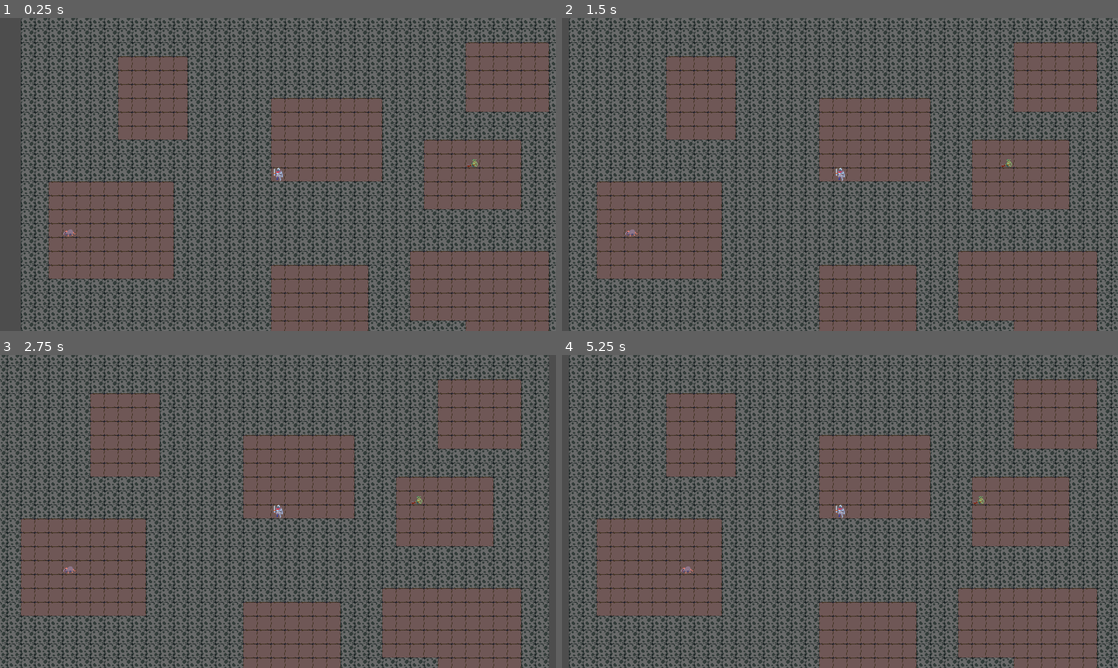
Above: before the commit, frames 1-4 (two rows, left to right).
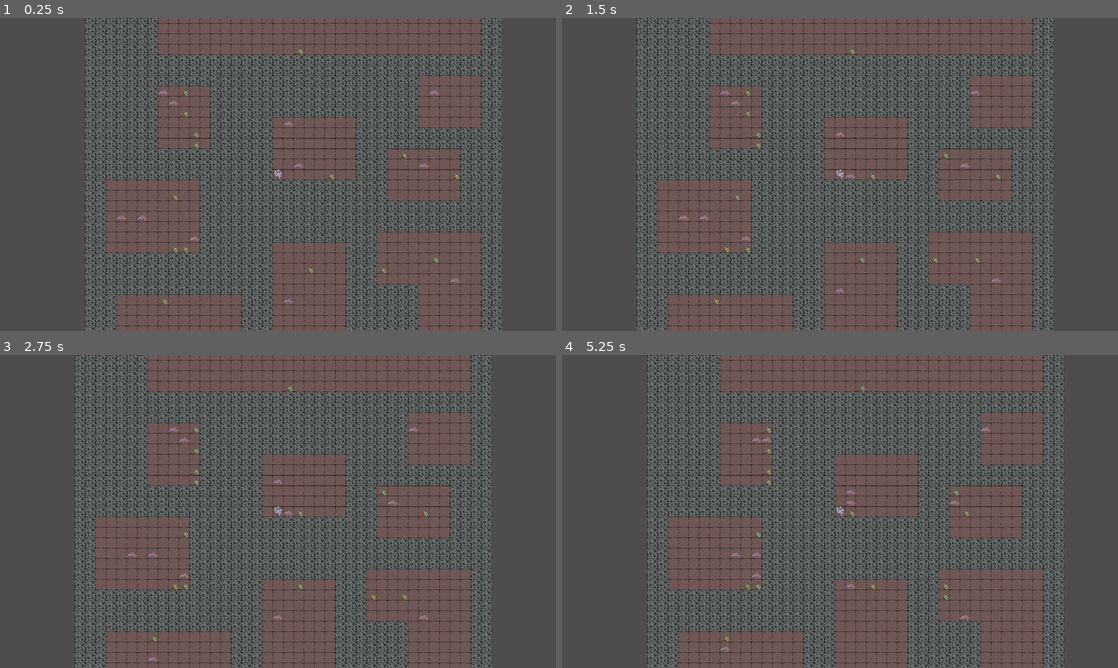
Above: after the commit, the same moments.

Repository: LECahill/roguelike-game
Game: Godot game, scene res://scenes/game.tscn
The game is run twice, just before and just after one commit, with the same random seed, the same clock (stepped at 60 frames per second) and the same inputs.
Inputs:
- Up to frame 1 (0.25 s): no input
- Up to frame 2 (1.5 s): tap Enter at 0.5 s; hold D (move_right) 0.53-1.28 s; tap Space at 1.25 s; hold S (move_down) from 1.28 s (still down)
- Up to frame 3 (2.75 s): tap Enter at 2 s; release S (move_down) at 2.03 s; hold D (move_right) from 2.03 s (still down)
- Up to frame 4 (5.25 s): tap Space at 2.75, 4.25 s; release D (move_right) at 2.78 s; hold W (move_up) 2.78-3.53 s; tap Enter at 3.5 s; hold A (move_left) 3.53-5.03 s; hold S (move_down) from 5.03 s (still down)

The runs differ from the first frame. In frame 1, 52% of the frame differs, in the area x 3-100%, y 0-100%; in frame 2, 54%, in the area x 1-100%, y 0-100%; in frame 3, 54%; in frame 4, 54%.

Commit message:
fixed bug where player and enemies could spawn outside of dungeon

Diff:
--- a/components/movement_component.gd
+++ b/components/movement_component.gd
@@ -1,6 +1,6 @@
 class_name MovementComponent extends Node
 
-@export var grid_position: Vector2i
+var grid_position = Vector2i.ZERO
 
 const TILE_SIZE = 32
 
--- a/scenes/game.tscn
+++ b/scenes/game.tscn
@@ -13,4 +13,54 @@
 
 [node name="Rat" parent="." unique_id=1356961694 instance=ExtResource("3_lnu2h")]
 
+[node name="Rat2" parent="." unique_id=1652122212 instance=ExtResource("3_lnu2h")]
+
+[node name="Rat3" parent="." unique_id=1027668010 instance=ExtResource("3_lnu2h")]
+
+[node name="Rat4" parent="." unique_id=935492729 instance=ExtResource("3_lnu2h")]
+
+[node name="Rat5" parent="." unique_id=318386213 instance=ExtResource("3_lnu2h")]
+
+[node name="Rat7" parent="." unique_id=1911240527 instance=ExtResource("3_lnu2h")]
+
+[node name="Rat8" parent="." unique_id=131835271 instance=ExtResource("3_lnu2h")]
+
+[node name="Rat9" parent="." unique_id=249354184 instance=ExtResource("3_lnu2h")]
+
+[node name="Rat10" parent="." unique_id=1244282117 instance=ExtResource("3_lnu2h")]
+
+[node name="Rat11" parent="." unique_id=1412801655 instance=ExtResource("3_lnu2h")]
+
+[node name="Rat12" parent="." unique_id=190435511 instance=ExtResource("3_lnu2h")]
+
+[node name="Rat6" parent="." unique_id=1968810660 instance=ExtResource("3_lnu2h")]
+
 [node name="Goblin" parent="." unique_id=741628058 instance=ExtResource("4_lbhrr")]
+
+[node name="Goblin2" parent="." unique_id=1527762582 instance=ExtResource("4_lbhrr")]
+
+[node name="Goblin3" parent="." unique_id=826738652 instance=ExtResource("4_lbhrr")]
+
+[node name="Goblin4" parent="." unique_id=885344497 instance=ExtResource("4_lbhrr")]
+
+[node name="Goblin5" parent="." unique_id=2028578774 instance=ExtResource("4_lbhrr")]
+
+[node name="Goblin6" parent="." unique_id=1953526733 instance=ExtResource("4_lbhrr")]
+
+[node name="Goblin7" parent="." unique_id=750874620 instance=ExtResource("4_lbhrr")]
+
+[node name="Goblin8" parent="." unique_id=741632543 instance=ExtResource("4_lbhrr")]
+
+[node name="Goblin9" parent="." unique_id=1542320163 instance=ExtResource("4_lbhrr")]
+
+[node name="Goblin10" parent="." unique_id=1445854976 instance=ExtResource("4_lbhrr")]
+
+[node name="Goblin11" parent="." unique_id=750382276 instance=ExtResource("4_lbhrr")]
+
+[node name="Goblin12" parent="." unique_id=1447354900 instance=ExtResource("4_lbhrr")]
+
+[node name="Goblin13" parent="." unique_id=1266735537 instance=ExtResource("4_lbhrr")]
+
+[node name="Goblin14" parent="." unique_id=1178547483 instance=ExtResource("4_lbhrr")]
+
+[node name="Goblin15" parent="." unique_id=770391897 instance=ExtResource("4_lbhrr")]
--- a/scenes/goblin.tscn
+++ b/scenes/goblin.tscn
@@ -31,5 +31,4 @@
 [node name="MovementComponent" type="Node" parent="." unique_id=75736429]
 unique_name_in_owner = true
 script = ExtResource("5_yyaat")
-grid_position = Vector2i(5, 5)
 metadata/_custom_type_script = "uid://dldl6whbvbpup"
--- a/scenes/player.tscn
+++ b/scenes/player.tscn
@@ -21,11 +21,11 @@
 
 [node name="Camera2D" type="Camera2D" parent="CameraAnchor" unique_id=133603134]
 z_index = 1
+zoom = Vector2(0.75, 0.75)
 
 [node name="MovementComponent" type="Node" parent="." unique_id=1601492045]
 unique_name_in_owner = true
 script = ExtResource("3_qhqgy")
-grid_position = Vector2i(1, 1)
 metadata/_custom_type_script = "uid://dldl6whbvbpup"
 
 [node name="HealthComponent" type="Node" parent="." unique_id=416125640]
--- a/scenes/rat.tscn
+++ b/scenes/rat.tscn
@@ -19,7 +19,6 @@
 [node name="MovementComponent" type="Node" parent="." unique_id=1479406880]
 unique_name_in_owner = true
 script = ExtResource("2_md0e3")
-grid_position = Vector2i(7, 7)
 metadata/_custom_type_script = "uid://dldl6whbvbpup"
 
 [node name="HealthComponent" type="Node" parent="." unique_id=1156128188]
--- a/scripts/dungeon_manager.gd
+++ b/scripts/dungeon_manager.gd
@@ -42,7 +42,7 @@
 		#add room to list of rooms for spawning behavior
 		rooms.append(node.room)
 	else:
-		if room_width > room_height:
+		if room_width > room_height: #split along x axis
 			var split = randi_range(node.x1 + min_partition_size, node.x2 - min_partition_size)
 			var left_node = BSPNode.new()
 			var right_node = BSPNode.new()
@@ -62,7 +62,7 @@
 			split_node(left_node)
 			split_node(right_node)
 
-		else:
+		else: #split along y axis
 			var split = randi_range(node.y1 + min_partition_size, node.y2 - min_partition_size)
 			var left_node = BSPNode.new()
 			var right_node = BSPNode.new()
@@ -104,9 +104,24 @@
 	var x = randi() % room.size.x + room.position.x
 	var y = randi() % room.size.y + room.position.y
 	var spawn_point = Vector2i(x, y)
-	while TurnManager.is_tile_occupied(spawn_point):
+
+	#check to make sure nobody is spawning in ontop of eachother
+	while not is_valid_spawn(spawn_point):
 		room = rooms[randi() % rooms.size()]
 		x = randi() % room.size.x + room.position.x
 		y = randi() % room.size.y + room.position.y
 		spawn_point = Vector2i(x, y)
+
 	return spawn_point
+
+#helper function
+func is_valid_spawn(point: Vector2i) -> bool:
+		if point.x <= 0 or point.x >= grid_width - 1:
+			return false
+		if point.y <= 0 or point.y >= grid_height - 1:
+			return false
+		if grid[point.y][point.x] != 0:
+			return false
+		if TurnManager.is_tile_occupied(point):
+			return false
+		return true
